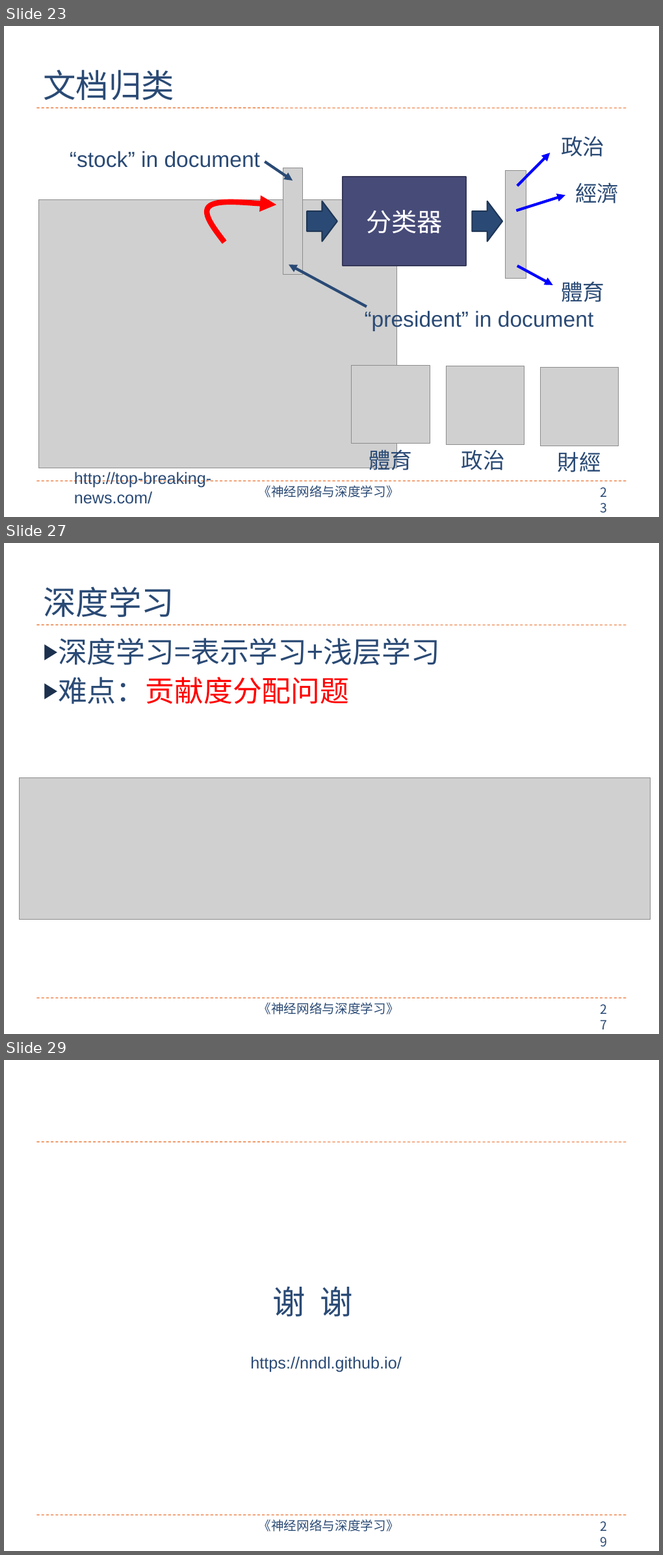
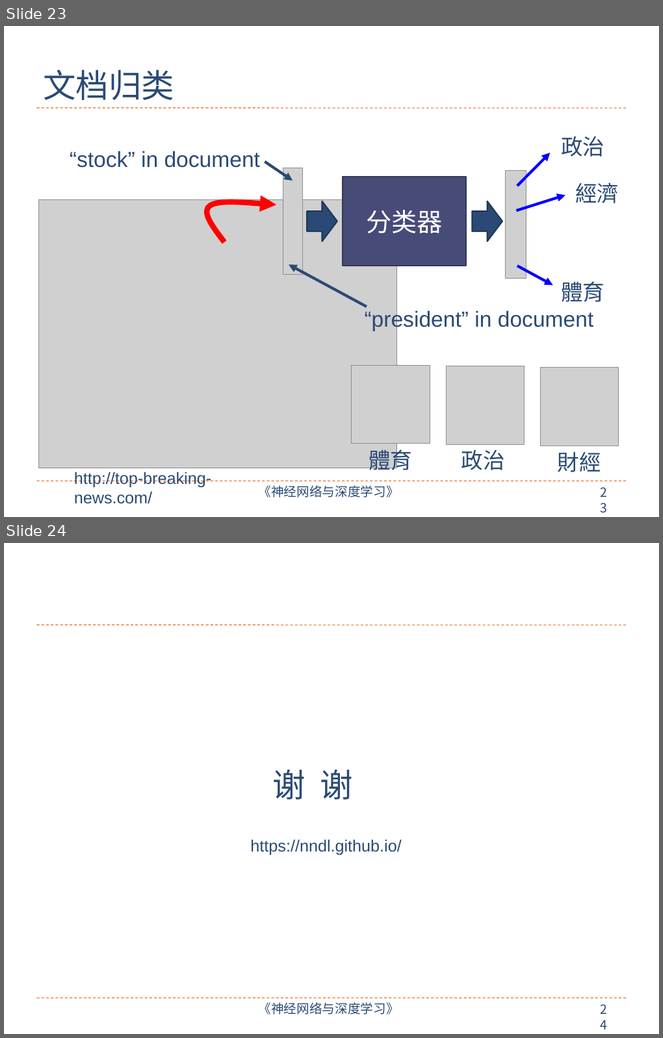
Before and after one commit to nndl/nndl.github.io, a slide deck: ppt/chap-线性模型.pptx. Shown one above the other, each under a label of ours: slides 23, 27 and 29 before the commit, slides 23 and 24 after it; the slides between them are not shown. The pictures are 663x1555 and 663x1038 pixels, drawn with LibreOffice and Linux fonts; fonts in the diff are those of the drawing; grey boxes stand for pictures. Boxes give left, top, right and bottom in pixels: in the first picture for what was removed or moved away, otherwise in the second. Text is boxed around its words. In the diff, an @@ line names an element or a change of style, - is before the commit and + after.

```diff
--- a/ppt/chap-线性模型.pptx
+++ b/ppt/chap-线性模型.pptx
@@ slide 27 removed at (4, 543, 659, 1034), background #FFFFFF; not listed: 4 template elements that a slide beside it also shows @@
@@ title removed at (43, 587, 174, 617) @@
-深度学习
@@ text removed at (58, 638, 440, 704) @@
-▶ 深度学习=表示学习+浅层学习
-▶ 难点：贡献度分配问题
@@ picture removed at (19, 778, 651, 920) @@
@@ what was slide 29 is now slide 24 @@
@@ page number at (594, 999, 621, 1021): text changed @@
-29
+24
```
Also in this commit, not shown: 4 other slides removed, 2 other files.
